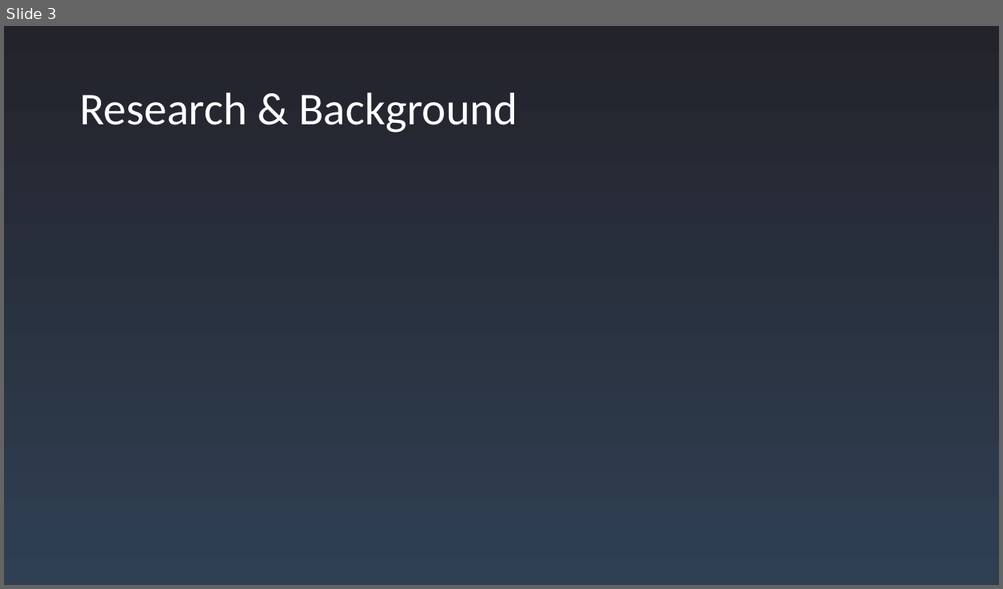
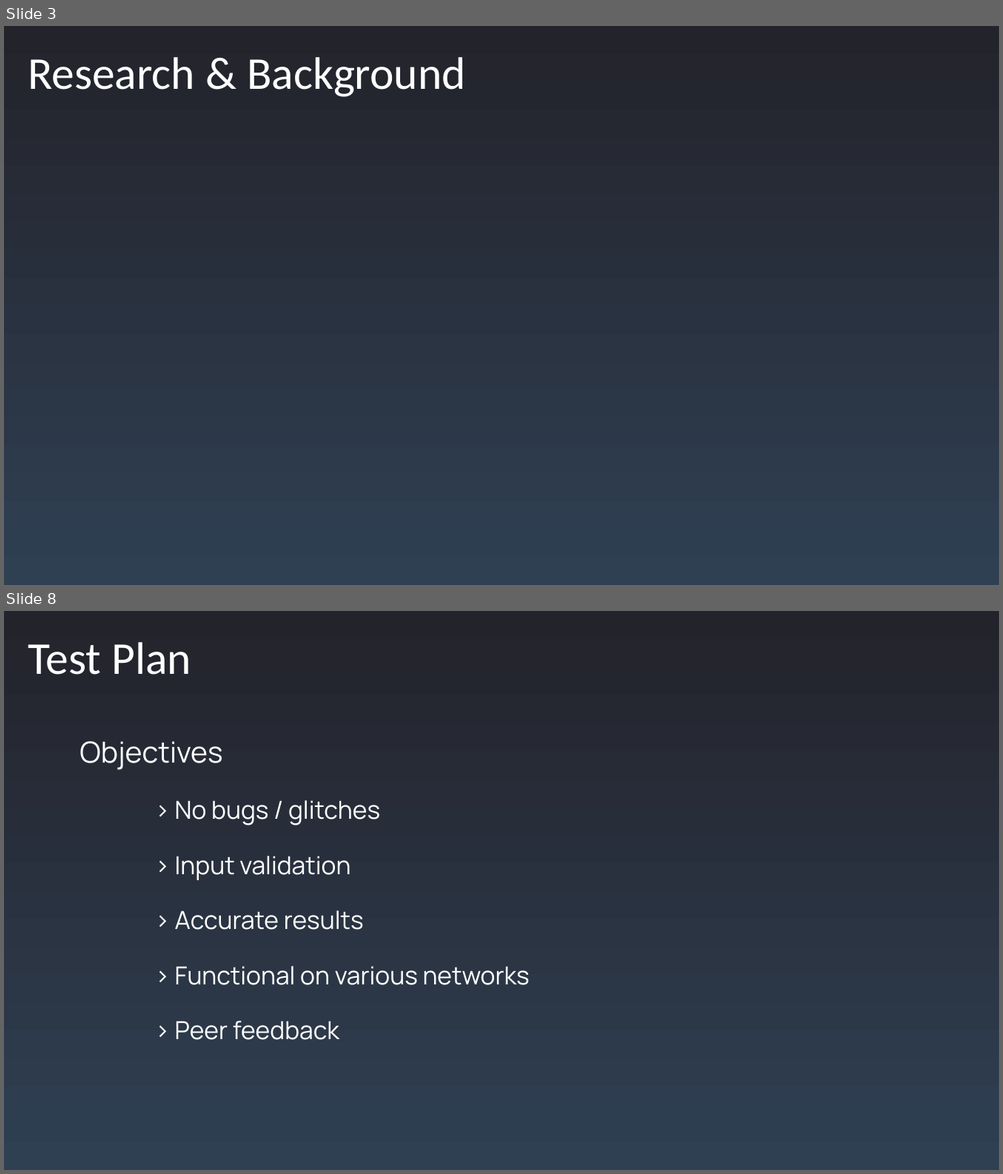
Before and after one commit to CEStrobl/nightwatch, a slide deck: documentation/NightWatch-Presentation.pptx. Shown one above the other, each under a label of ours: slide 3 before the commit, slides 3 and 8 after it; the slides between them are not shown. The pictures are 1003x589 and 1003x1174 pixels, drawn with LibreOffice and Linux fonts; fonts in the diff are those of the drawing. Boxes give left, top, right and bottom in pixels: in the first picture for what was removed or moved away, otherwise in the second. Text is boxed around its words. In the diff, an @@ line names an element or a change of style, - is before the commit and + after.

```diff
--- a/documentation/NightWatch-Presentation.pptx
+++ b/documentation/NightWatch-Presentation.pptx
@@ slide 8 added at (x1=4, y1=611, x2=999, y2=1170), background gradient #23232B to #2F4053 @@
@@ title added at (x1=28, y1=642, x2=191, y2=675), 44 pt, text #FFFFFF @@
+Test Plan
@@ text added at (x1=79, y1=741, x2=529, y2=1040), 24 pt, text #FFFFFF @@
+Objectives
+> No bugs / glitches
+> Input validation
+> Accurate results
+> Functional on various networks
+> Peer feedback
@@ slide 3 changed as well @@
@@ title "Research & Background" moved from (x1=79, y1=93, x2=518, y2=133) to (x1=28, y1=57, x2=466, y2=97) @@
```
Also in this commit, not shown: 1 other slide changed, 9 other slides added, 1 slide removed.
